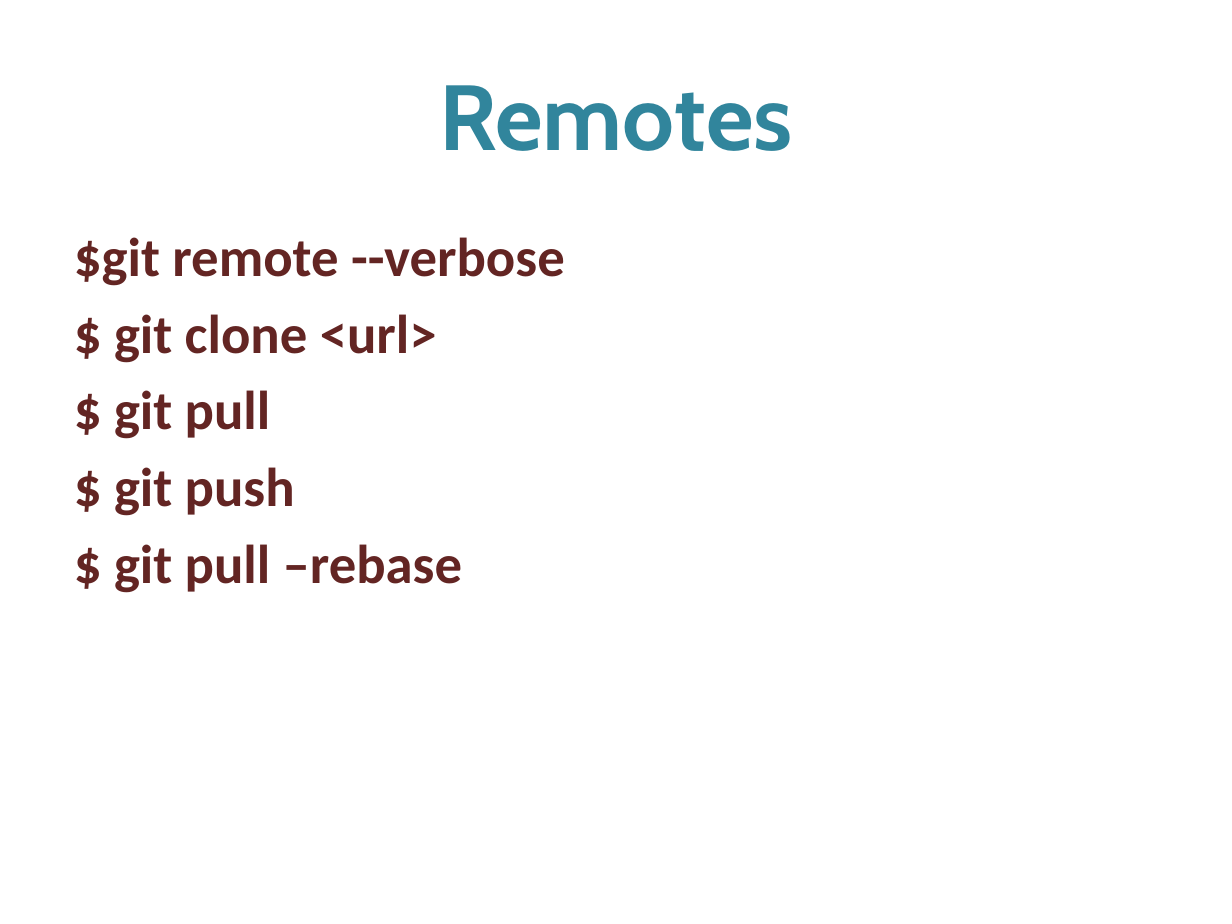
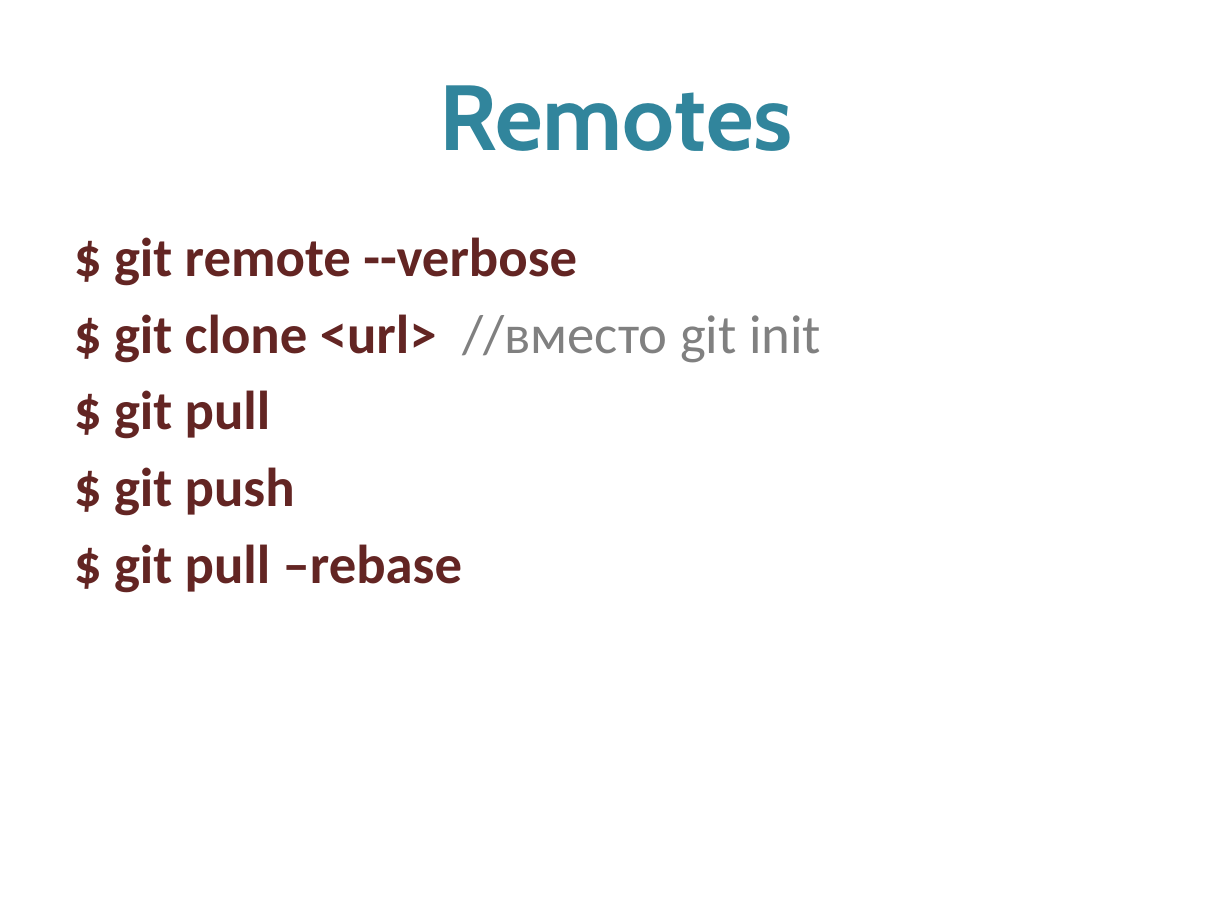
Before and after one commit to kontur-edu/kampus-ekb-2013-11, a slide deck: slide 17 of 01-git/Git.pptx (slide 15 before the commit). Drawn at 1232x924 pixels with LibreOffice and Linux fonts; fonts in the diff are those of the drawing. Boxes give left, top, right and bottom in pixels: in the first picture for what was removed or moved away, otherwise in the second. Text is boxed around its words. In the diff, an @@ line names an element or a change of style, - is before the commit and + after.

```diff
--- a/01-git/Git.pptx
+++ b/01-git/Git.pptx
@@ text at bbox=[114, 237, 821, 363]: text changed @@
-$git remote --verbose
-$ git clone <url>
+$ git remote --verbose
+$ git clone <url> //вместо git init
```
Also in this commit, not shown: 2 other slides changed, 2 slides added, 2 other files.
